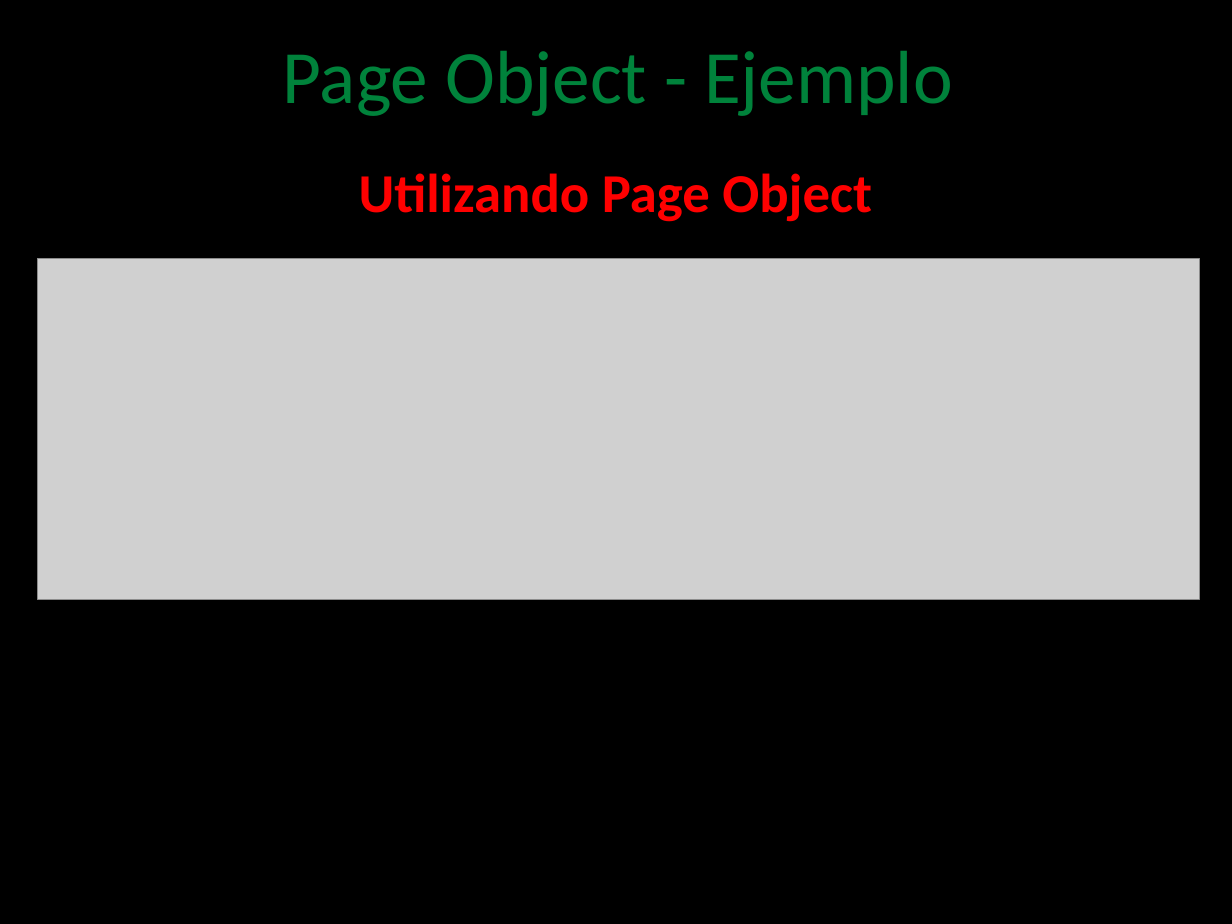
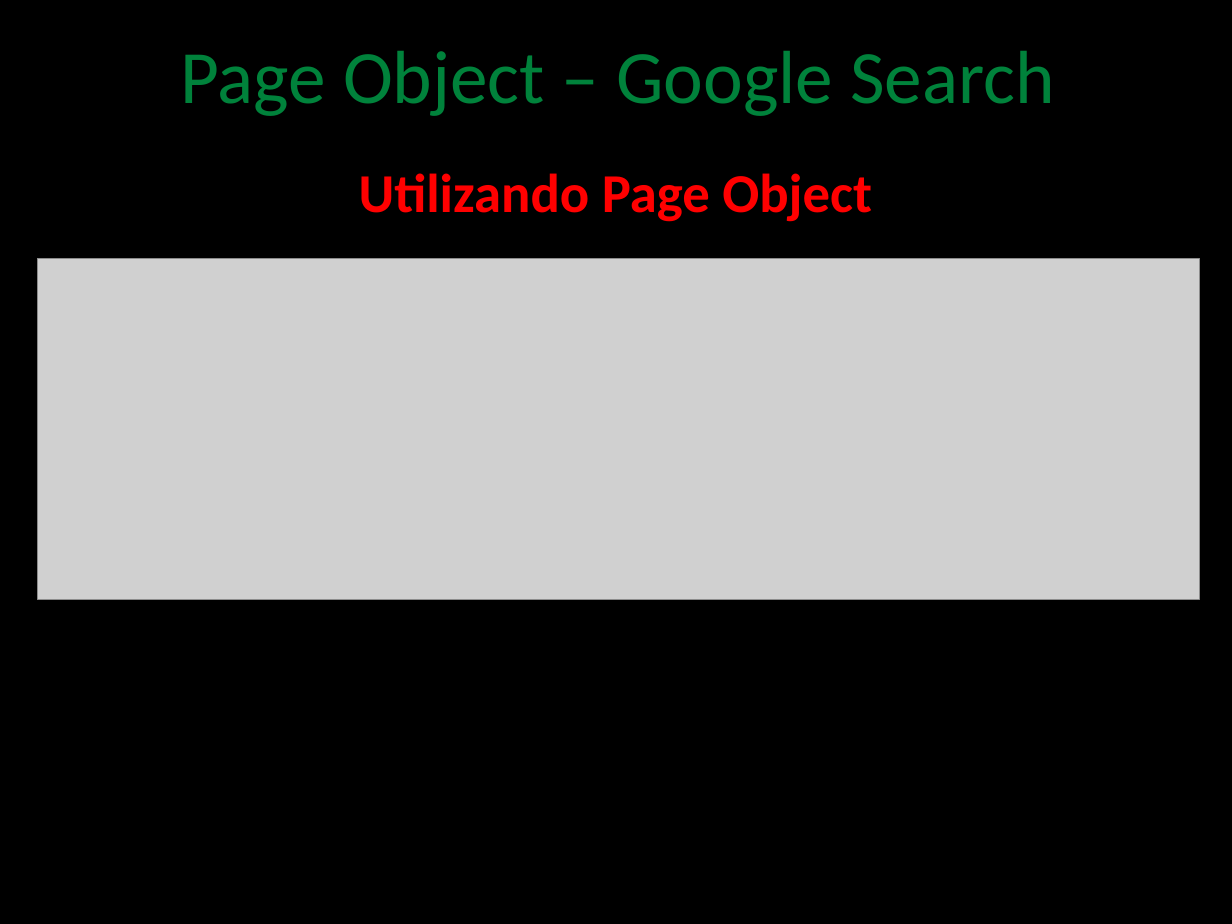
Before and after one commit to angelnunezsalazar/Test-Automation-NET, a slide deck: slide 26 of Diapositivas/5. Web Testing.pptx (slide 25 before the commit). Drawn at 1232x924 pixels with LibreOffice and Linux fonts; fonts in the diff are those of the drawing; grey boxes stand for pictures; background and template pictures are left out. Boxes give left, top, right and bottom in pixels: in the first picture for what was removed or moved away, otherwise in the second. Text is boxed around its words. In the diff, an @@ line names an element or a change of style, - is before the commit and + after.

```diff
--- a/Diapositivas/5. Web Testing.pptx
+++ b/Diapositivas/5. Web Testing.pptx
@@ title at bbox=[180, 51, 1054, 116]: text changed @@
-Page Object - Ejemplo
+Page Object – Google Search
```
Also in this commit, not shown: 1 other slide changed, 1 slide added, 18 other files.
